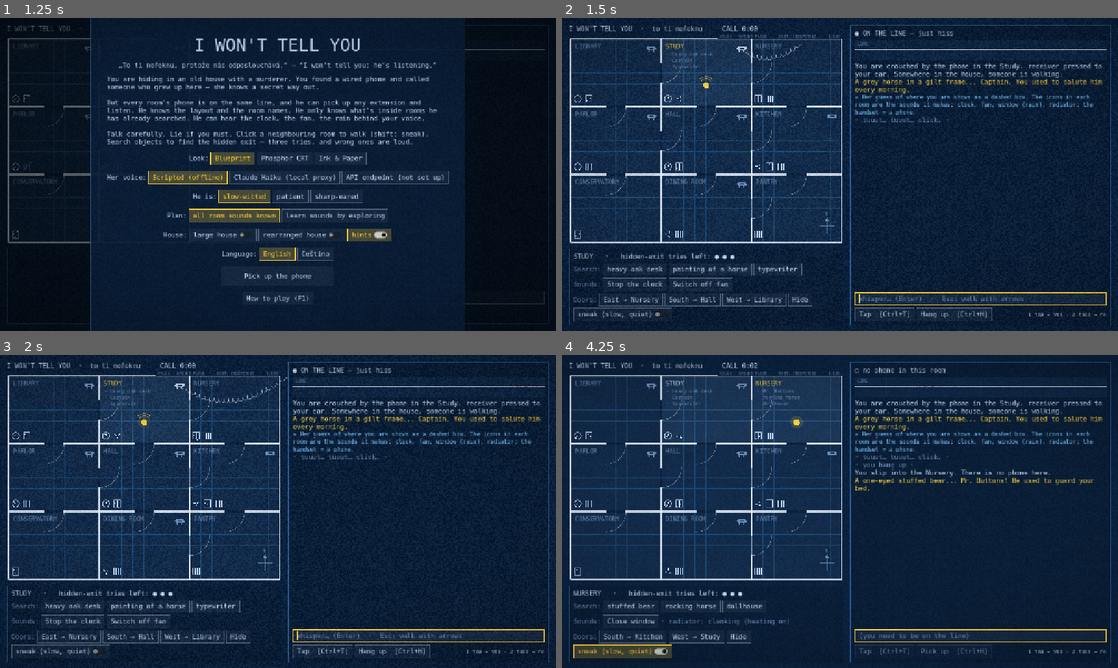
Above: before the commit, frames 1-4 (two rows, left to right).
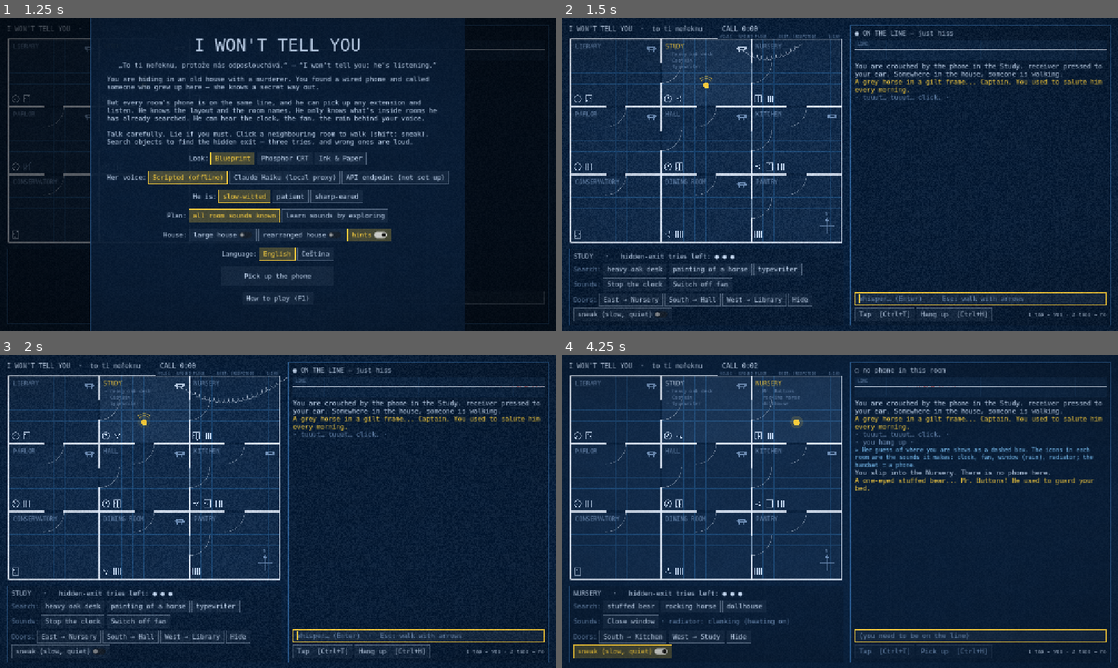
Above: after the commit, the same moments.

Repository: Vikvam/oiside-jam-2610
Game: Godot game, scene res://main.tscn
Same seed, same stepped clock (60 frames per second), same inputs: the game is played once before the commit and once after it.
Inputs (mouse positions are in pixels of both pictures, inside the frame that each line leads up to):
- Up to frame 1 (1.25 s): click (417, 296) at 0.52 s; type "12" at 0.6 s
- Up to frame 2 (1.5 s): click "Pick up the phone" at 1.25 s
- Up to frame 3 (2 s): no input
- Up to frame 4 (4.25 s): tap Enter at 2, 3.6 s; move the mouse to (706, 477) at 2.02 s; hold Right 2.03-2.75 s; tap H at 2.1 s; click (706, 477) at 2.17 s; click "sneak (slow, quiet)" at 2.75 s; tap Space at 3.5 s; move the mouse to (728, 527) at 3.52 s; hold Down from 3.53 s (still down)

Frame 1 is identical in both runs. In frame 2, 0.8% of the frame differs, in the area x 52-96%, y 24-34%; in frame 3, 0.8%; in frame 4, 1.4%, in the area x 52-96%, y 24-37%.

Commit message:
Plan-legend hint on first move instead of at the start

Diff:
--- a/scripts/main.gd
+++ b/scripts/main.gd
@@ -719,7 +719,6 @@
 	for o in r.objects:
 		if o.has("memory"):
 			phone.add_line("memory", game.house.obj_memory(o.id))
-	phone.hint("start")
 	phone.input.call_deferred("grab_focus")
 	_intro_queue = INTRO[Loc.lang].duplicate()
 	_intro_t = 4.6
@@ -731,6 +730,8 @@
 
 
 func _on_game_event(t: String, d: Dictionary) -> void:
+	if t == "player_arrive":
+		phone.hint("start")  # the plan legend, once you start moving
 	if t == "player_says" and _intro_queue.size() > 0:
 		# They talk over her intro: she cuts it short with the essentials.
 		_intro_queue.clear()
